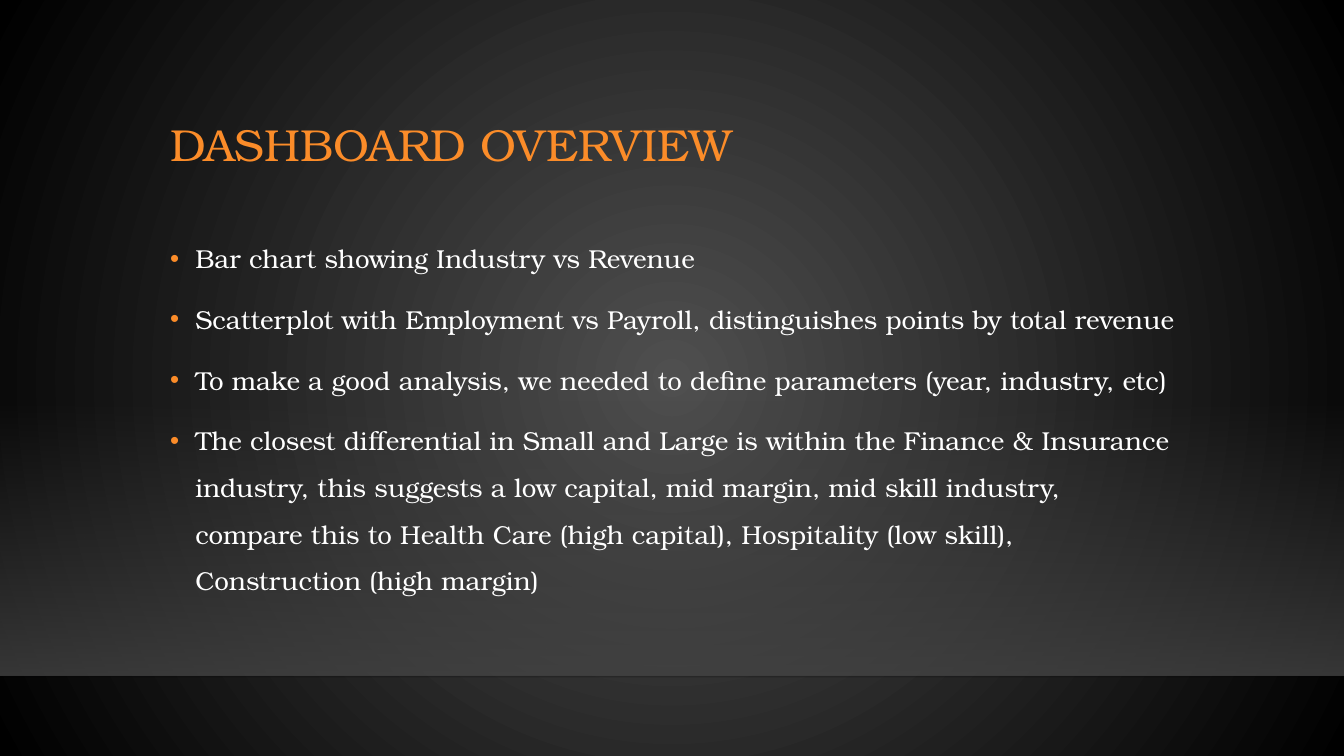
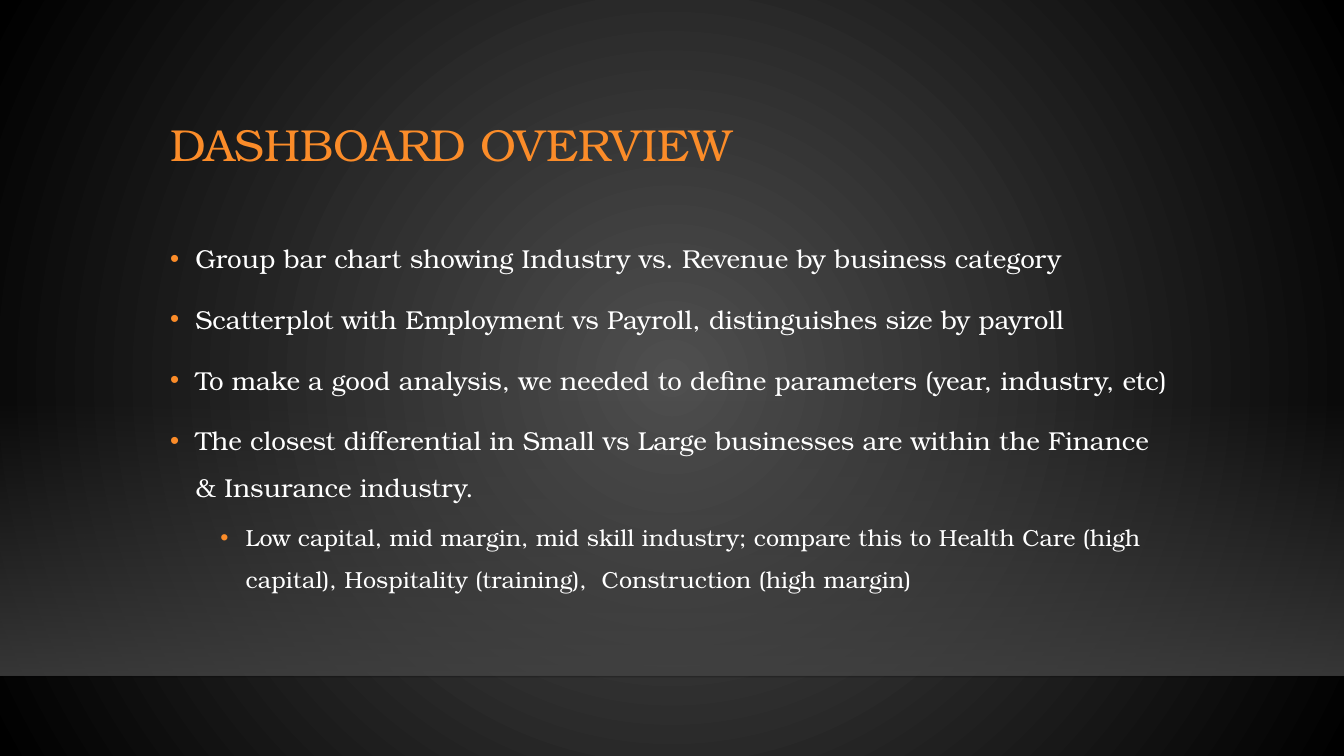
Before and after one commit to jobongie/group10_project2, a slide deck: slide 5 of Project_2_Group_10.pptx. Drawn at 1344x756 pixels with LibreOffice and Linux fonts; fonts in the diff are those of the drawing; background and template pictures are left out. Boxes give left, top, right and bottom in pixels: in the first picture for what was removed or moved away, otherwise in the second. Text is boxed around its words. In the diff, an @@ line names an element or a change of style, - is before the commit and + after.

```diff
--- a/Project_2_Group_10.pptx
+++ b/Project_2_Group_10.pptx
@@ text at (x1=195, y1=249, x2=1064, y2=335): text changed @@
-• Bar chart showing Industry vs Revenue
-• Scatterplot with Employment vs Payroll, distinguishes points by total revenue
+• Group bar chart showing Industry vs. Revenue by business category
+• Scatterplot with Employment vs Payroll, distinguishes size by payroll
@@ text at (x1=195, y1=431, x2=1149, y2=594): text changed; size 18.5 to 16.6 pt @@
-• The closest differential in Small and Large is within the Finance & Insurance industry, this suggests a low capital, mid margin, mid skill industry, compare this to Health Care (high capital), Hospitality (low skill), Construction (high margin)
+• The closest differential in Small vs Large businesses are within the Finance & Insurance industry.
+  • Low capital, mid margin, mid skill industry; compare this to Health Care (high capital), Hospitality (training), Construction (high margin)
```
Also in this commit, not shown: 1 slide added, 2 slides removed, 4 other files.
